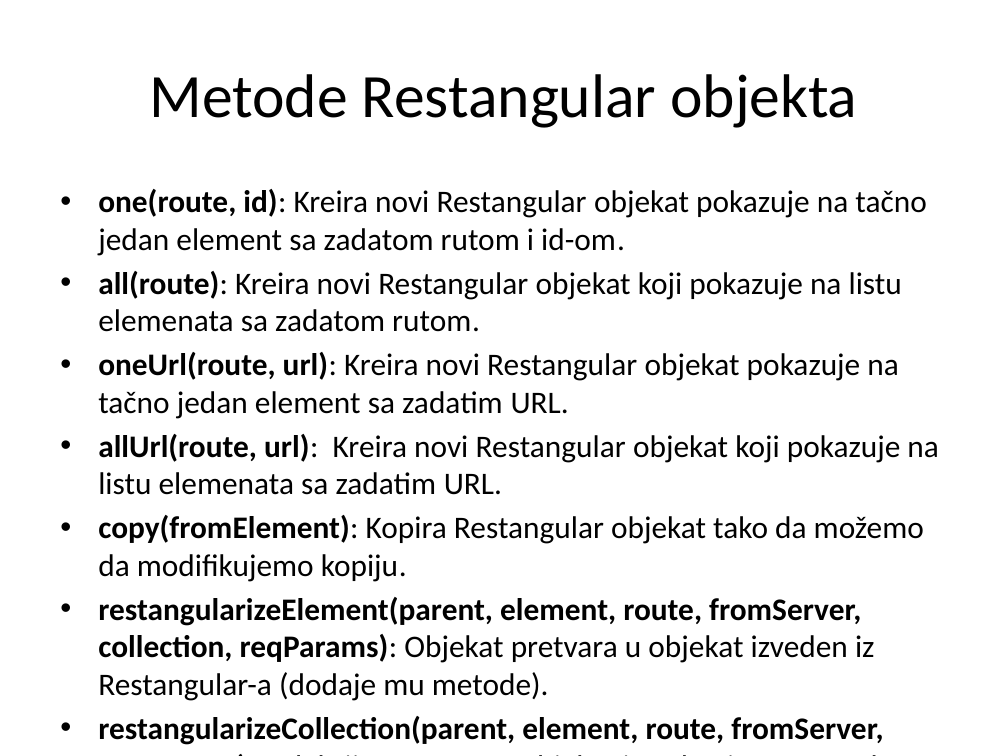
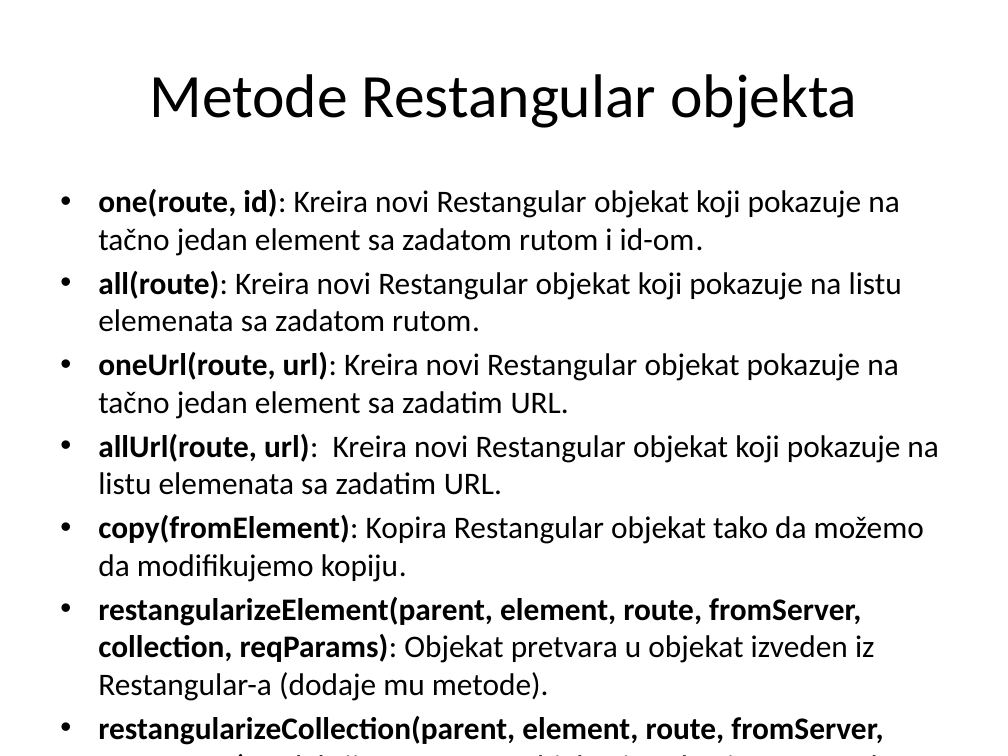
Before and after one commit to Cobrijani/2016, a slide deck: slide 44 of AngularJS/03_RESTPozivi/03 REST Pozivi.pptx. Drawn at 1008x756 pixels with LibreOffice and Linux fonts; fonts in the diff are those of the drawing. Boxes give left, top, right and bottom in pixels: in the first picture for what was removed or moved away, otherwise in the second. Text is boxed around its words. In the diff, an @@ line names an element or a change of style, - is before the commit and + after.

```diff
--- a/AngularJS/03_RESTPozivi/03 REST Pozivi.pptx
+++ b/AngularJS/03_RESTPozivi/03 REST Pozivi.pptx
@@ text at [98,189,899,256]: text changed @@
-• one(route, id): Kreira novi Restangular objekat pokazuje na tačno jedan element sa zadatom rutom i id-om.
+• one(route, id): Kreira novi Restangular objekat koji pokazuje na tačno jedan element sa zadatom rutom i id-om.
```
Also in this commit, not shown: 26 other slides changed, 43 other files.
